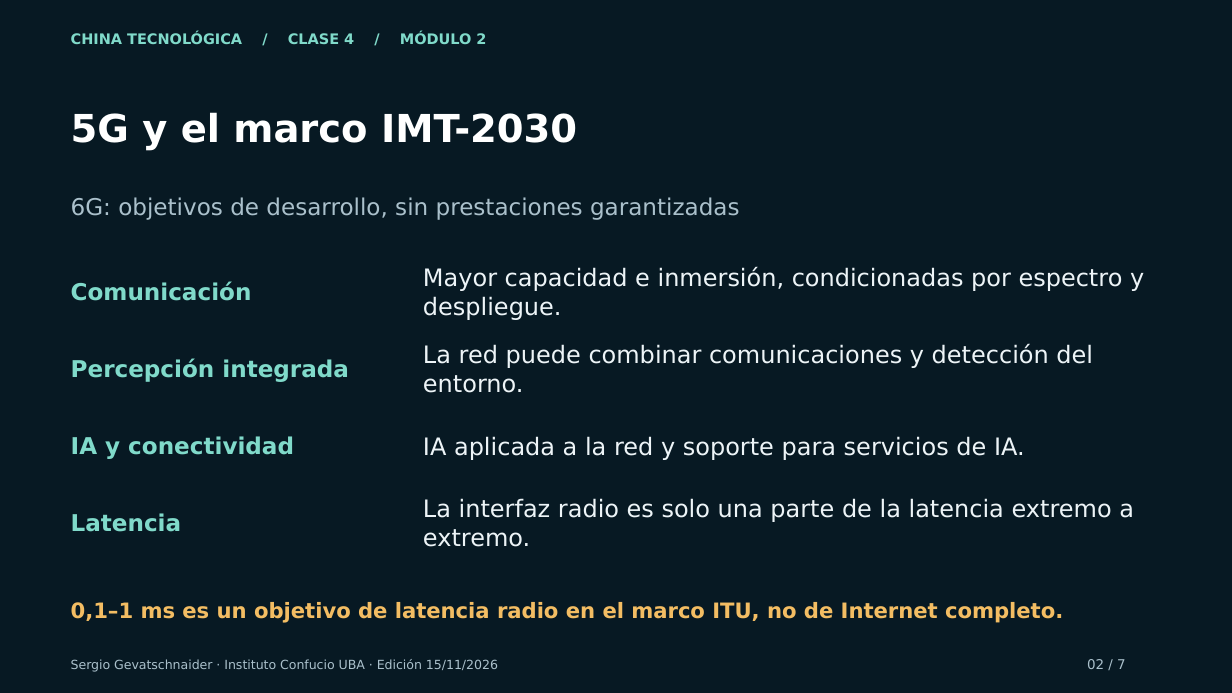
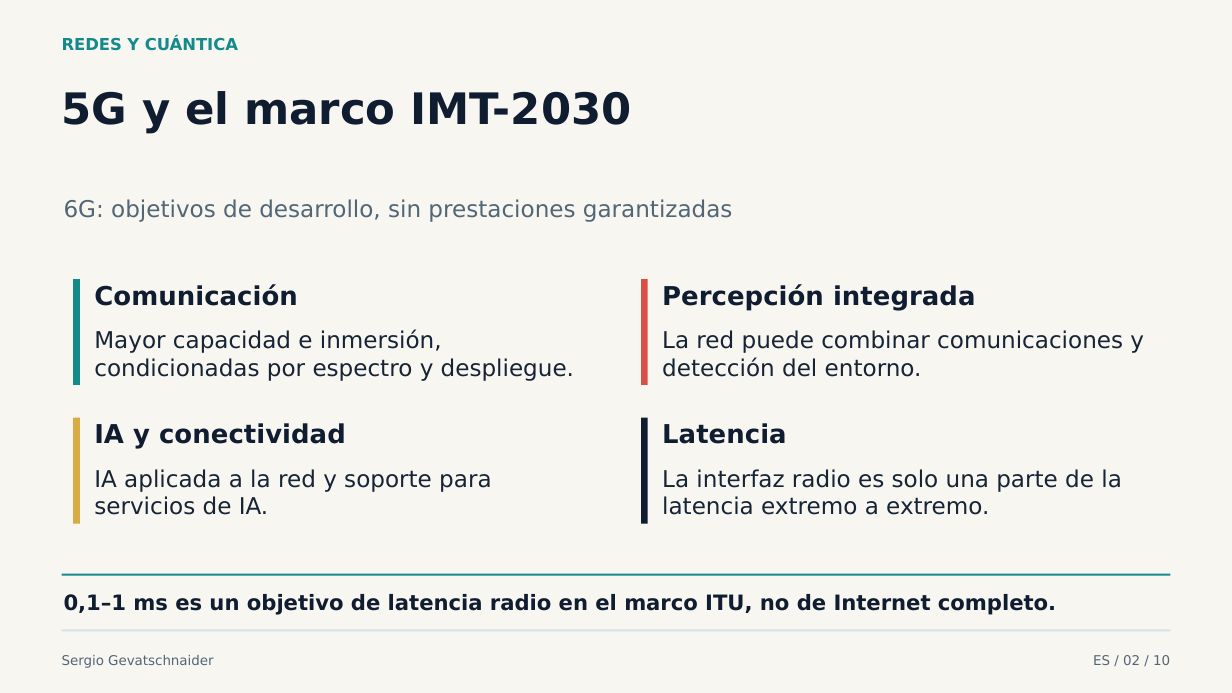
Before and after one commit to sgevatschnaider/Inteligencia-Artificial-y-Rob-tica-en-China, a slide deck: slide 2 of materiales/clase-4/ppt-2/presentacion.pptx. Drawn at 1232x693 pixels with LibreOffice and Linux fonts; fonts in the diff are those of the drawing. Boxes give left, top, right and bottom in pixels: in the first picture for what was removed or moved away, otherwise in the second. Text is boxed around its words. In the diff, an @@ line names an element or a change of style, - is before the commit and + after.

Commit message:
Redesign Class 4 module 2 with bilingual quantum circuits, algorithms and network evidence

```diff
--- a/materiales/clase-4/ppt-2/presentacion.pptx
+++ b/materiales/clase-4/ppt-2/presentacion.pptx
@@ background #071923 to #F7F6F1 @@
@@ text added at [62, 36, 238, 51], 12.8 pt, text #148A8B, bold @@
+REDES Y CUÁNTICA
@@ text removed at [71, 32, 486, 44] @@
-CHINA TECNOLÓGICA / CLASE 4 / MÓDULO 2
@@ text "5G y el marco IMT-2030" at [62, 91, 632, 133]: size 30 to 33.8 pt, text colour #FFFFFF to #101D31; vertical alignment middle to top @@
@@ text "6G: objetivos de desarrollo, sin ...": place and size @@
-text "6G: objetivos de desarrollo, sin ..." at [71, 197, 740, 220]
+text "6G: objetivos de desarrollo, sin ..." at [64, 199, 733, 222]
@@ text "6G: objetivos de desarrollo, sin ..." at [64, 199, 733, 222]: text colour #AAC0CB to #536675; vertical alignment middle to top @@
@@ rectangle added at [73, 279, 79, 385], fill #148A8B @@
@@ text "Comunicación": place and size @@
-text "Comunicación" at [71, 281, 252, 301]
+text "Comunicación" at [94, 284, 298, 306]
@@ rectangle added at [641, 279, 648, 385], fill #D94F45 @@
@@ text "Percepción integrada": place and size @@
-text "Percepción integrada" at [71, 358, 349, 382]
+text "Percepción integrada" at [662, 284, 975, 310]
@@ size 18.8 to 18 pt, text colour #EDF4F7 to #172436; vertical alignment middle to top in 4 elements at [662, 330, 1144, 377], [662, 469, 1122, 515], [94, 469, 491, 515], [94, 329, 574, 381] @@
@@ text "Mayor capacidad e inmersión, condicionadas ...": place and size @@
-text "Mayor capacidad e inmersión, condicionadas ..." at [423, 267, 1144, 320]
+text "Mayor capacidad e inmersión, condicionadas ..." at [94, 329, 574, 381]
@@ text "La red puede combinar comunicaciones ...": place and size @@
-text "La red puede combinar comunicaciones ..." at [423, 344, 1093, 393]
+text "La red puede combinar comunicaciones ..." at [662, 330, 1144, 377]
@@ rectangle added at [73, 418, 79, 524], fill #D8AB45 @@
@@ text "IA y conectividad": place and size @@
-text "IA y conectividad" at [71, 436, 294, 459]
+text "IA y conectividad" at [94, 423, 346, 449]
@@ rectangle added at [641, 418, 648, 524], fill #101D31 @@
@@ size 18 to 20.2 pt, text colour #80DACA to #101D31; vertical alignment middle to top in 4 elements at [94, 423, 346, 449], [94, 284, 298, 306], [662, 284, 975, 310], [662, 423, 786, 444] @@
@@ text "Latencia": place and size @@
-text "Latencia" at [71, 513, 182, 532]
+text "Latencia" at [662, 423, 786, 444]
@@ text "IA aplicada a la red ...": place and size @@
-text "IA aplicada a la red ..." at [423, 436, 1025, 460]
+text "IA aplicada a la red ..." at [94, 469, 491, 515]
@@ text "La interfaz radio es solo ...": place and size @@
-text "La interfaz radio es solo ..." at [423, 498, 1134, 547]
+text "La interfaz radio es solo ..." at [662, 469, 1122, 515]
@@ rectangle added at [62, 574, 1171, 576], fill #148A8B @@
@@ text "0,1–1 ms es un objetivo ...": place and size @@
-text "0,1–1 ms es un objetivo ..." at [71, 602, 1063, 623]
+text "0,1–1 ms es un objetivo ..." at [64, 594, 1056, 615]
@@ text "0,1–1 ms es un objetivo ..." at [64, 594, 1056, 615]: text colour #F3BD63 to #101D31; vertical alignment middle to top @@
@@ rectangle added at [62, 629, 1171, 631], fill #D8E1E5 @@
@@ text added at [62, 655, 213, 668], 10.5 pt, text #536675 @@
+Sergio Gevatschnaider
@@ text removed at [71, 659, 498, 672] @@
-Sergio Gevatschnaider · Instituto Confucio UBA · Edición 15/11/2026
@@ text removed at [1087, 659, 1126, 669] @@
-02 / 7
@@ text added at [1093, 655, 1170, 665], 10.5 pt, text #536675 @@
+ES / 02 / 10
```
Also in this commit, not shown: 5 other slides changed, 4 slides added, 1 slide removed, 37 other files.
